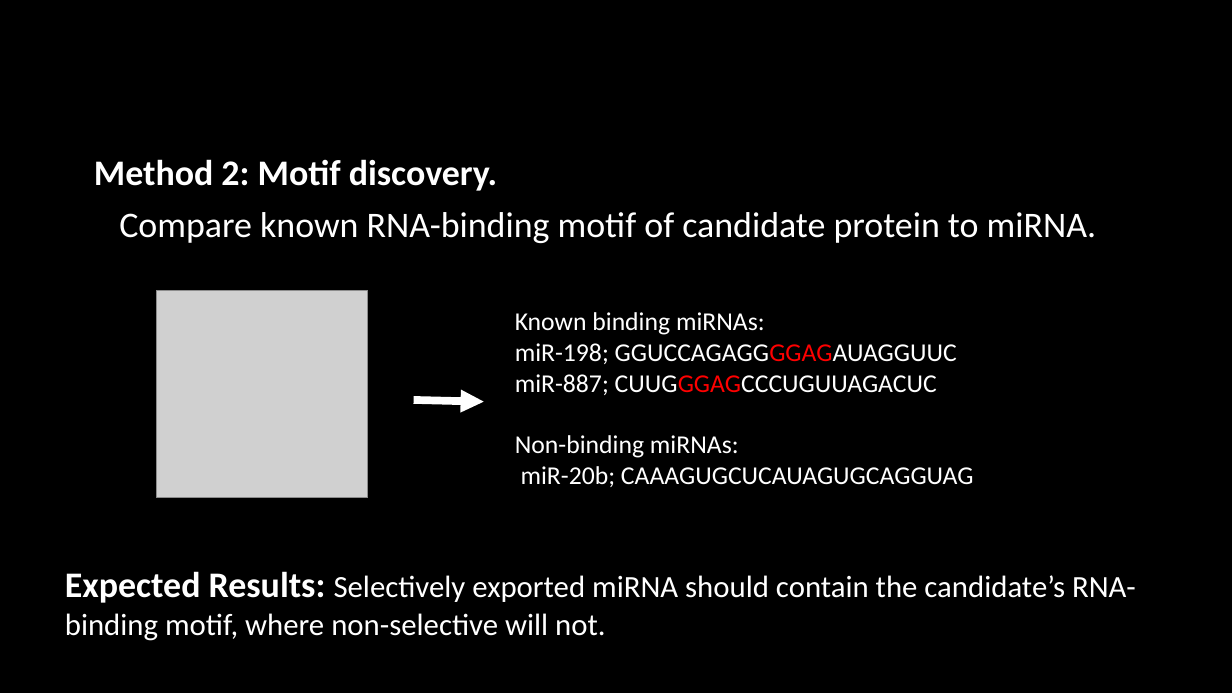
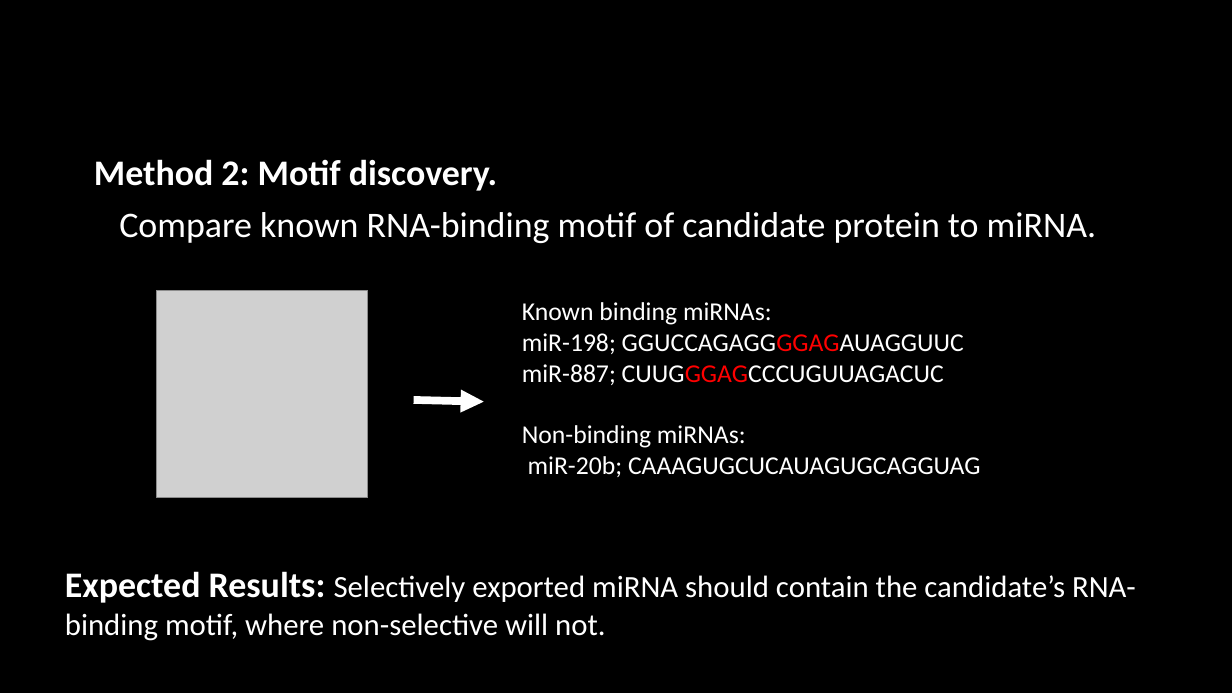
Before and after one commit to HarleyRobinson/Honours2, a slide deck: slide 11 of BackgroundInfo/Selective export of microRNA via extracellular vesicles (2).pptx (slide 12 before the commit). Drawn at 1232x693 pixels with LibreOffice and Linux fonts; fonts in the diff are those of the drawing; grey boxes stand for pictures; background and template pictures are left out. Boxes give left, top, right and bottom in pixels: in the first picture for what was removed or moved away, otherwise in the second. Text is boxed around its words. In the diff, an @@ line names an element or a change of style, - is before the commit and + after.

```diff
--- a/BackgroundInfo/Selective export of microRNA via extracellular vesicles (2).pptx
+++ b/BackgroundInfo/Selective export of microRNA via extracellular vesicles (2).pptx
@@ text "Known binding miRNAs:": place and size @@
-text "Known binding miRNAs:" at (515, 312, 974, 487)
+text "Known binding miRNAs:" at (522, 302, 981, 477)
```
Also in this commit, not shown: 1 other slide changed, 1 slide added, 2 slides removed, 1 other file.
